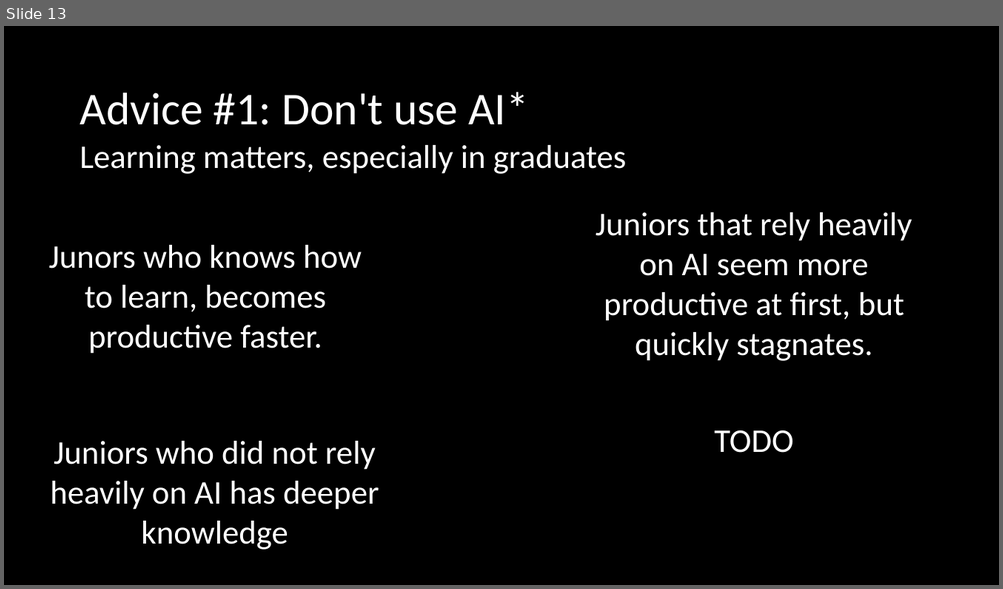
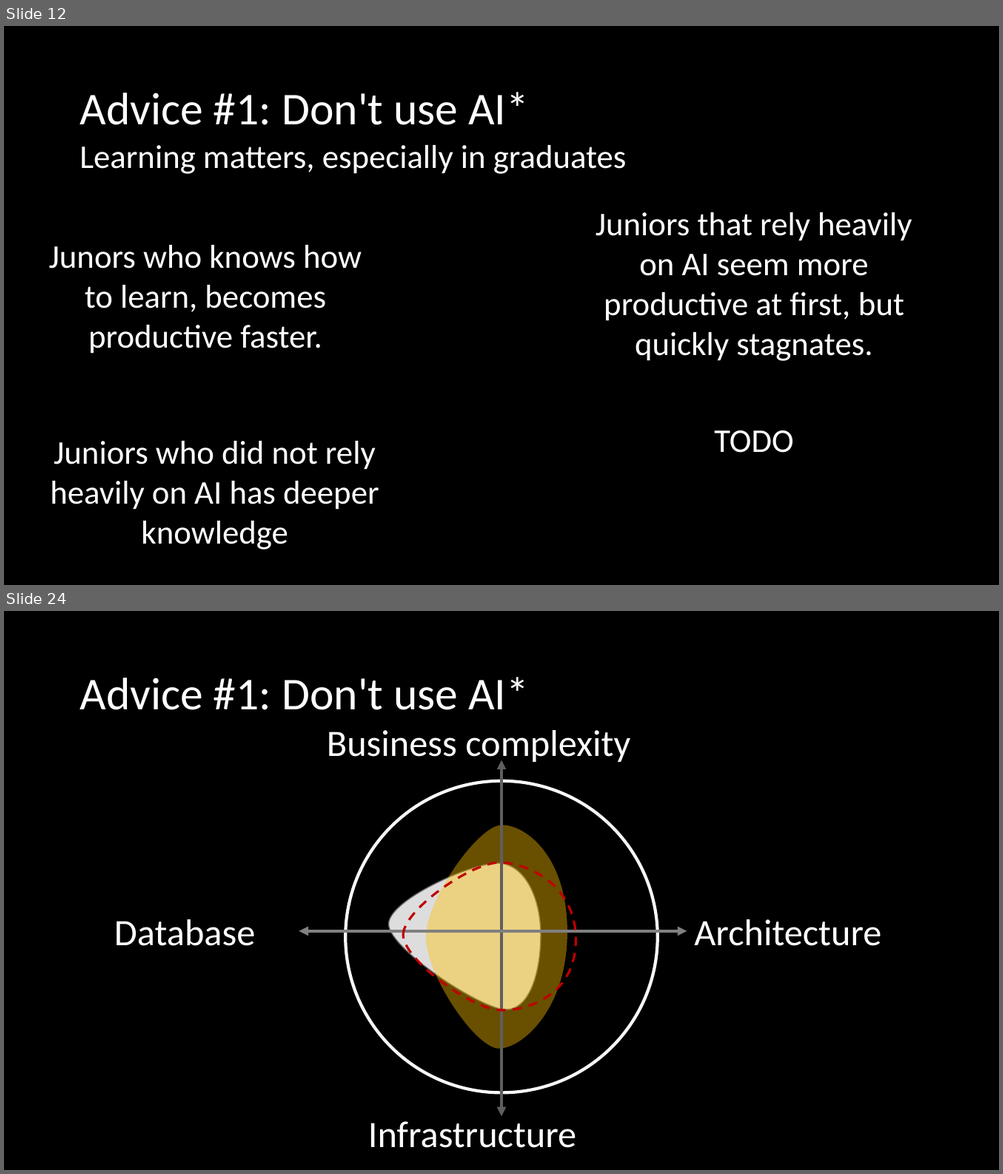
Before and after one commit to atomfinger/presentations, a slide deck: aberystwyth-2026/presentation-aber.pptx. Shown one above the other, each under a label of ours: slide 13 before the commit, slides 12 and 24 after it; the slides between them are not shown. The pictures are 1003x589 and 1003x1174 pixels, drawn with LibreOffice and Linux fonts; fonts in the diff are those of the drawing. Boxes give left, top, right and bottom in pixels: in the first picture for what was removed or moved away, otherwise in the second. Text is boxed around its words. In the diff, an @@ line names an element or a change of style, - is before the commit and + after.

```diff
--- a/aberystwyth-2026/presentation-aber.pptx
+++ b/aberystwyth-2026/presentation-aber.pptx
@@ slide 24 added at <box>4,611,999,1170</box>, background #000000 @@
@@ title added at <box>79,677,529,710</box>, 44 pt, text #FFFFFF @@
+Advice #1: Don't use AI*
@@ text added at <box>327,730,630,764</box>, 36 pt, text #FFFFFF @@
+Business complexity
@@ double arrow added from (502, 1117) to (502, 760), #5F5F5F 3 pt @@
@@ ellipse added at <box>346,781,657,1093</box>, outline #F8F8F8 3 pt @@
@@ freeform shape added at <box>426,825,567,1049</box>, fill #FFC000 at 41% opacity @@
@@ freeform shape added at <box>388,863,540,1009</box>, fill #DDDDDD, outline #616161 1 pt @@
@@ freeform shape added at <box>403,863,575,1010</box>, outline #C00000 2.25 pt dashed @@
@@ text added at <box>114,920,255,946</box>, 36 pt, text #FFFFFF @@
+Database
@@ text added at <box>694,920,881,946</box>, 36 pt, text #FFFFFF @@
+Architecture
@@ double arrow added from (299, 931) to (687, 931), #808080 3 pt @@
@@ text added at <box>368,1122,576,1148</box>, 36 pt, text #FFFFFF @@
+Infrastructure
@@ what was slide 13 is now slide 12 @@
```
Also in this commit, not shown: 17 other slides added, 3 other files.
